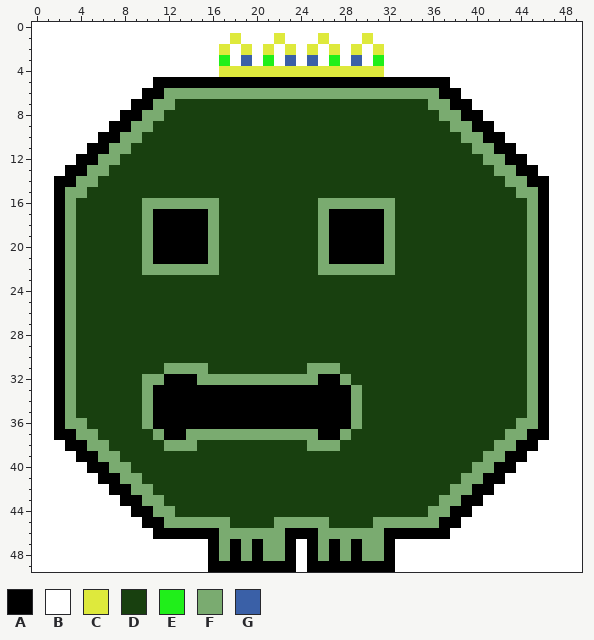
One commit to this pixel-art sprite: FinalBoss.png. The picture above is the old version.
The file is 50x50 pixels. Colours within 5 levels of each other are drawn and written as one.
Palette (. is transparent): A #000000  B #ffffff  C #dee93c  D #18400f  E #20ef1a  F #7aab70  G #3a60a7
Now the later version:
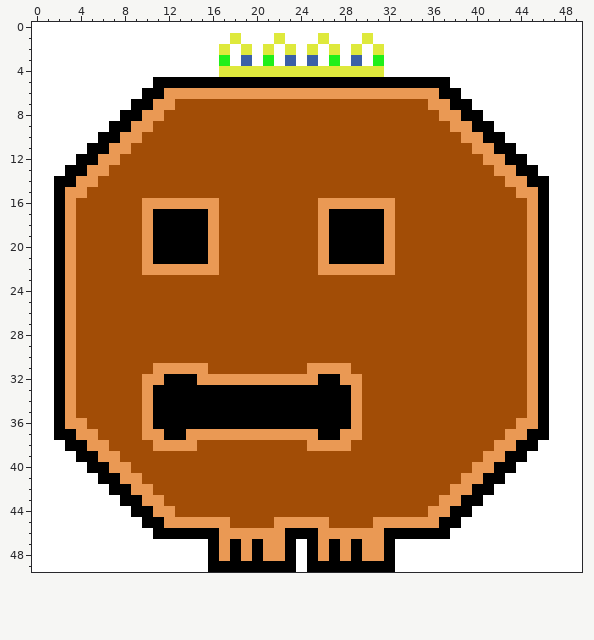
Change:
colour D: #18400f -> #a24d06
colour F: #7aab70 -> #ea9954
y 31: x 11 D -> F; x 28 D -> F
y 32: x 29 D -> F
y 37: x 10 D -> F; x 29 D -> F
y 38: x 11 D -> F; x 28 D -> F
